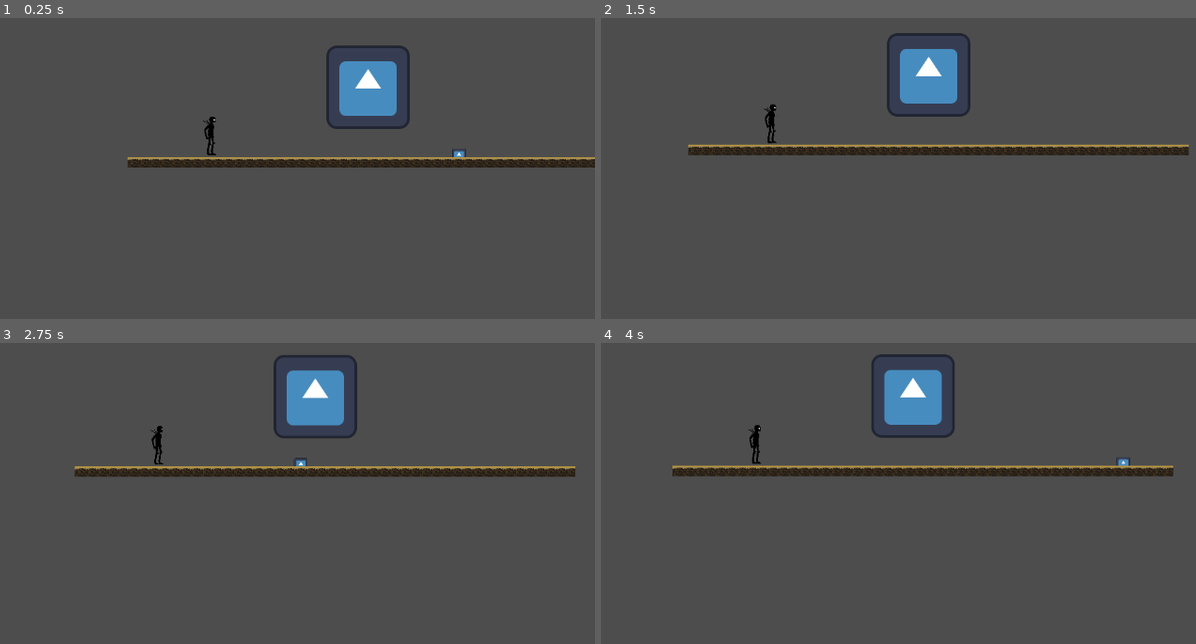
Above: before the commit, frames 1-4 (two rows, left to right).
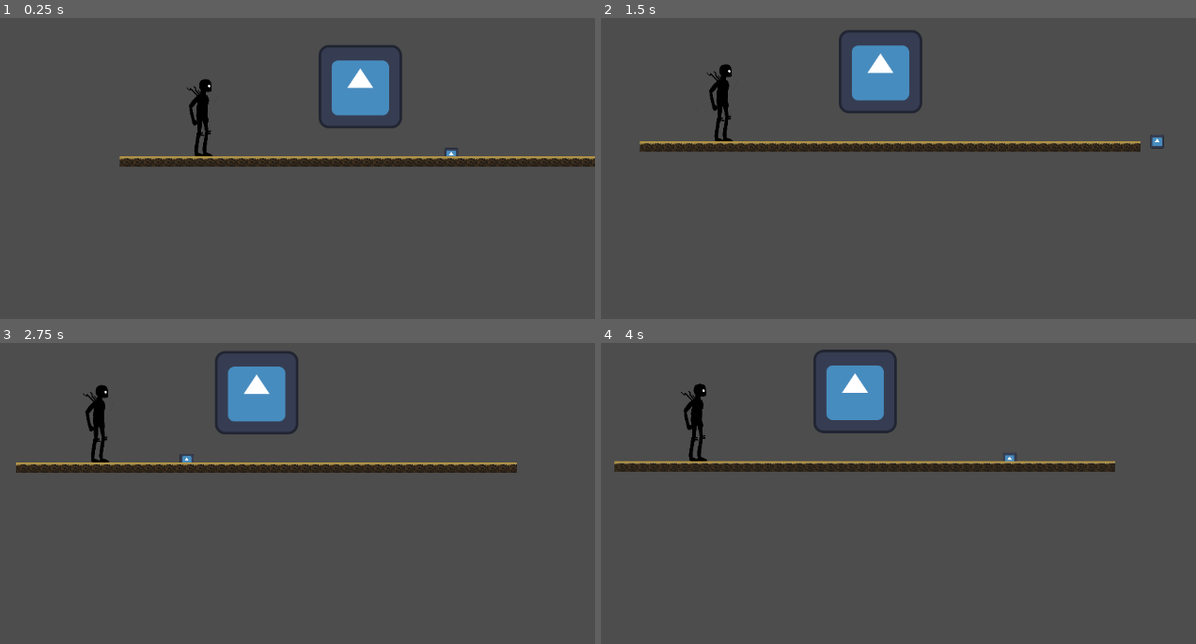
Above: after the commit, the same moments.

Repository: Kunut0/GameJam23_05
Game: Godot game, scene res://test1.tscn
Same seed, same stepped clock (60 frames per second), same inputs: the game is played once before the commit and once after it. The engine's default icon, where the game draws it, is replaced by a stand-in: a white triangle on a blue panel in a dark square.
Inputs:
- Up to frame 1 (0.25 s): no input
- Up to frame 2 (1.5 s): hold Right (ui_right) from 0.53 s (still down); tap Space (ui_select) at 0.77 s
- Up to frame 3 (2.75 s): tap Space (ui_select) at 1.52 s; release Right (ui_right) at 2.03 s; hold Left (ui_left) from 2.03 s (still down)
- Up to frame 4 (4 s): release Left (ui_left) at 2.78 s; hold Right (ui_right) from 2.78 s (still down); tap Space (ui_select) at 3.02, 3.77 s

The runs differ from the first frame. In frame 1, 3.0% of the frame differs, in the area x 20-100%, y 9-50%; in frame 2, 7.6%; in frame 3, 8.4%; in frame 4, 8.9%, in the area x 2-97%, y 2-45%.

Commit message:
player größe

Diff:
--- a/gamejamulm/Szene/Player1.tscn
+++ b/gamejamulm/Szene/Player1.tscn
@@ -138,16 +138,19 @@
 }]
 
 [node name="CharacterBody2D" type="CharacterBody2D" groups=["player1"]]
+position = Vector2(0, 4)
+scale = Vector2(2, 2)
 collision_layer = 2
 collision_mask = 2
 script = ExtResource("1_p1qkr")
 
 [node name="DashCollision" type="CollisionPolygon2D" parent="."]
+position = Vector2(0, -3)
 polygon = PackedVector2Array(-19, -25, 38, -12, 35, -2, -36, -1)
 disabled = true
 
 [node name="NormalCollision" type="CollisionPolygon2D" parent="."]
-position = Vector2(-8.26875, -19.7313)
+position = Vector2(-8.26875, -22.7313)
 scale = Vector2(1.98438, 5.8125)
 polygon = PackedVector2Array(11.222, -7.1, 11.726, 3.22258, -3.89606, 3.22258, -4.4, -7.27204)
 
